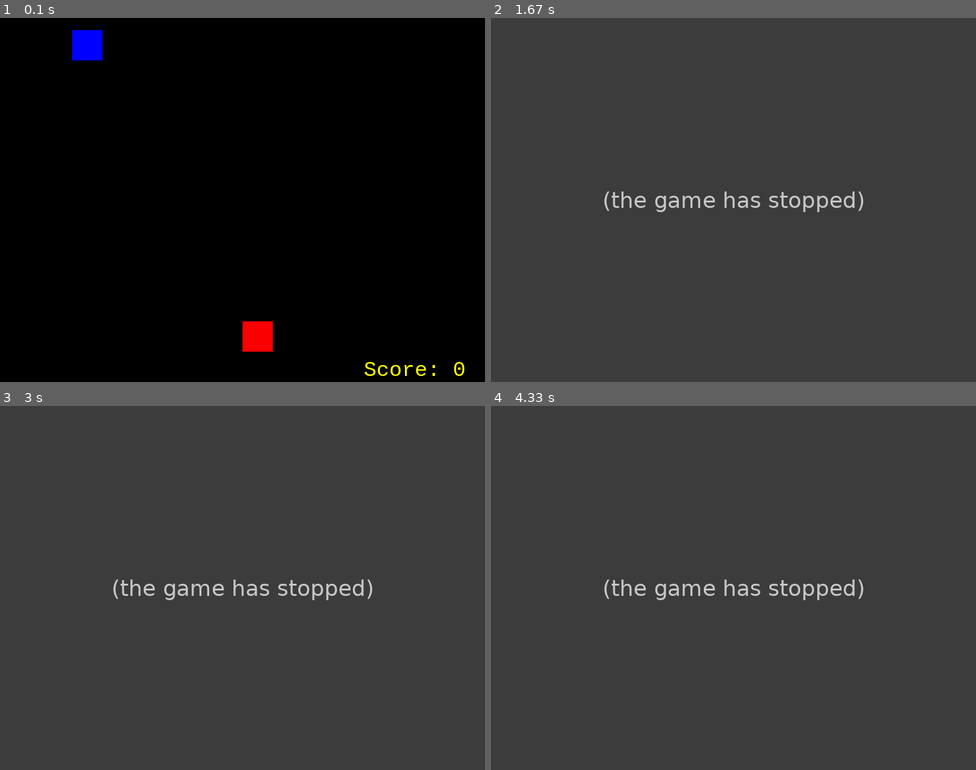
Above: before the commit, frames 1-4 (two rows, left to right).
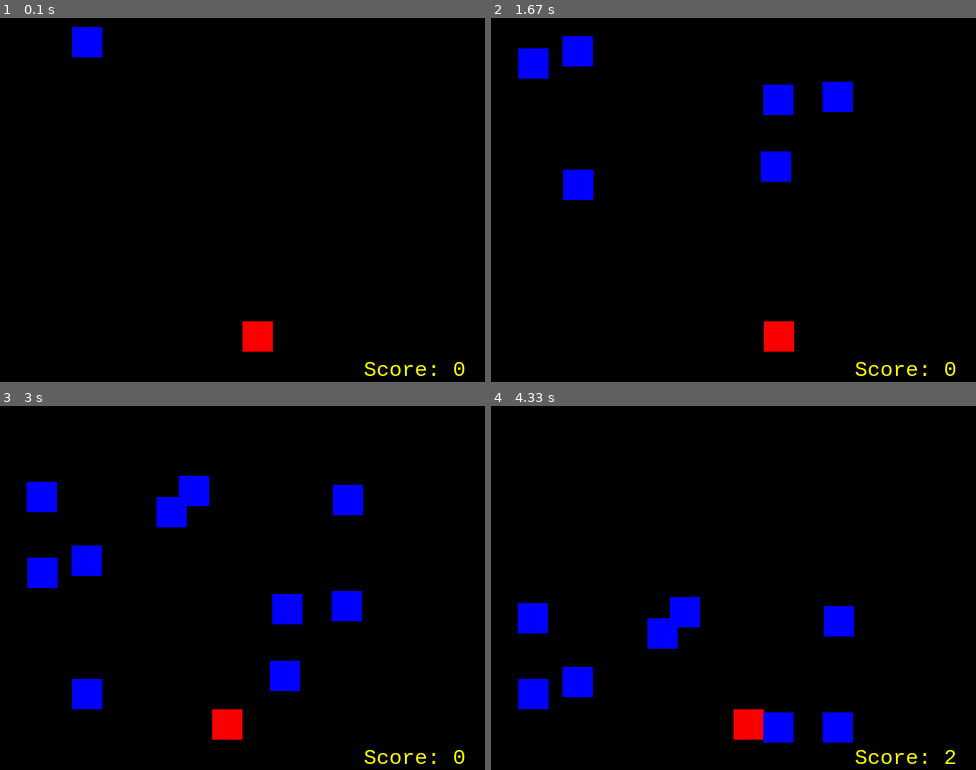
Above: after the commit, the same moments.

Repository: sheddyranking/Cube_pygame
Game: pygame game, started from pygame_lesson1.py
Two runs of this game, one before a commit and one after it. Both use one fixed random seed, a clock stepped at 60 frames per second and the inputs below.
Inputs:
- Up to frame 1 (0.1 s): no input
- Up to frame 2 (1.67 s): hold Right 0.33-0.8 s; hold Right 0.83-1.3 s; hold Left from 1.33 s (still down)
- Up to frame 3 (3 s): release Left at 1.87 s; hold Left 1.9-2.3 s; hold Left 2.33-2.97 s
- Up to frame 4 (4.33 s): hold Left 3-3.47 s; hold Right 3.5-3.97 s; hold Right from 4 s (still down)

The runs differ from the first frame. In frame 1, 0.1% of the frame differs, in the area x 14-22%, y 2-12%; in frame 2, 100%, in the area x 0-100%, y 0-100%; in frame 3, 100%; in frame 4, 100%.
Before the commit the program exited at 1.52 s; later frames show no game.

Commit message:
added difficulty in levels

Diff:
--- a/pygame_lesson1.py
+++ b/pygame_lesson1.py
@@ -33,6 +33,19 @@
 clock = pygame.time.Clock()
 
 myFont = pygame.font.SysFont("monospace", 35)
+
+#Dificaulty in levels
+def set_level(score, SPEED):
+    if score < 20:
+        SPEED = 5
+    elif score < 40:
+        SPEED = 8
+    elif score < 60:
+        SPEED = 12
+    else:
+        SPEED = 15
+    return SPEED
+
 
 #drop enemies function
 def drop_enemies(enemy_list):
@@ -109,6 +122,7 @@
     #calling the functions
     drop_enemies(enemy_list)
     score = updating_enemy_position(enemy_list, score) #do the update and also return score value
+    SPEED = set_level(score, SPEED)
 
     #printing the score
     text = "Score: " + str(score)
